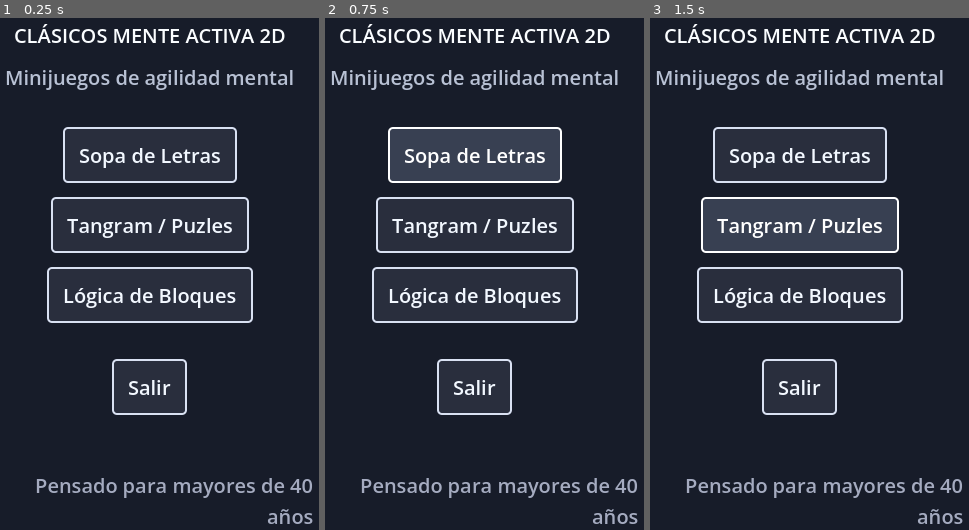
Above: before the commit, frames 1-3 (left to right).
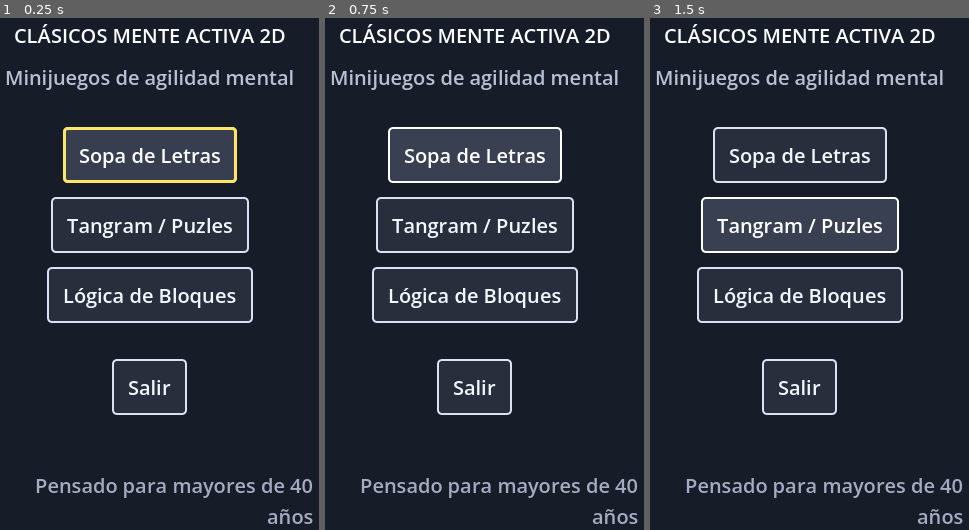
Above: after the commit, the same moments.

Repository: hyms/games-for-olds
Game: Godot game, scene res://ui/main_menu/MainMenu.tscn
Two runs of this game, one before a commit and one after it. Both use one fixed random seed, a clock stepped at 60 frames per second and the inputs below.
Inputs:
- Up to frame 1 (0.25 s): no input
- Up to frame 2 (0.75 s): click "Sopa de Letras" at 0.5 s
- Up to frame 3 (1.5 s): click "Tangram / Puzles" at 1.25 s

The runs differ from the first frame. In frame 1, 0.8% of the frame differs, in the area x 19-75%, y 21-33%; in frame 2, nothing differs; in frame 3, nothing differs.
Error before the commit: Parse Error: Function "_get_global_rect()" not found in base Button. (res://ui/components/BigButton.gd:26)

Commit message:
fix: remove invalid _get_global_rect override in BigButton (Godot 4.x)

Diff:
--- a/ui/components/BigButton.gd
+++ b/ui/components/BigButton.gd
@@ -21,9 +21,3 @@
 	add_to_group(Constants.GROUP_TOUCHABLE)
 
 	mouse_filter = Control.MOUSE_FILTER_STOP
-
-func _get_global_rect() -> Rect2:
-	var rect := super._get_global_rect()
-	if grow_hitbox > 0.0:
-		rect = rect.grow(grow_hitbox)
-	return rect
